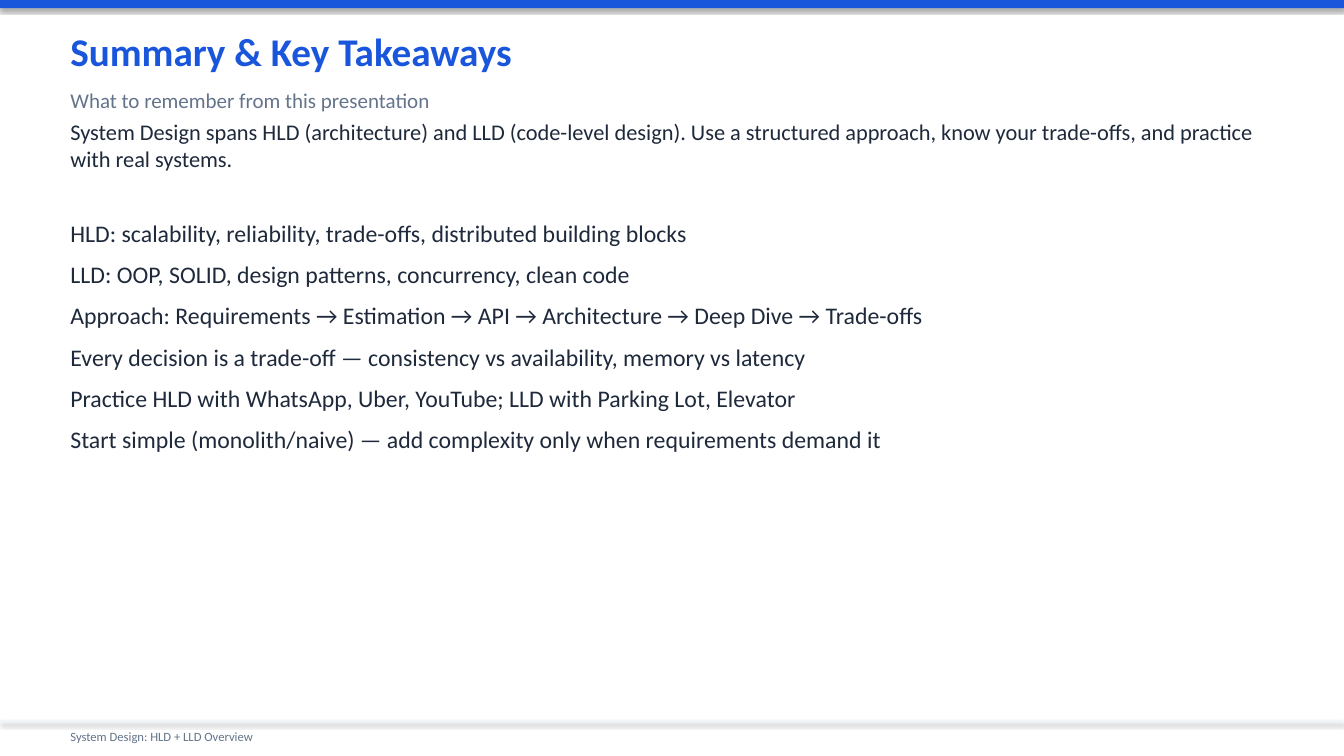
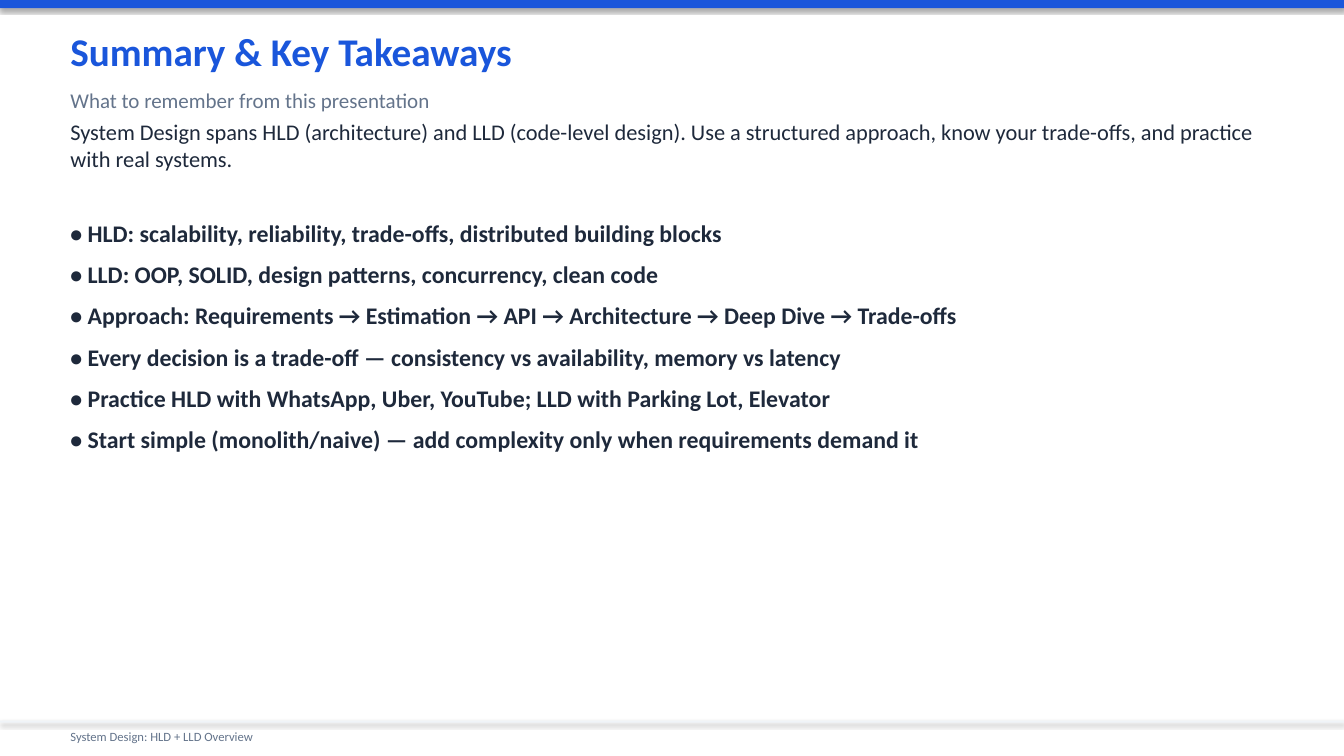
Before and after one commit to sniper1611/mainwebsite, a slide deck: slide 68 of System_Design_Presentation.pptx (slide 65 before the commit). Drawn at 1344x756 pixels with LibreOffice and Linux fonts; fonts in the diff are those of the drawing. Boxes give left, top, right and bottom in pixels: in the first picture for what was removed or moved away, otherwise in the second. Text is boxed around its words. In the diff, an @@ line names an element or a change of style, - is before the commit and + after.

```diff
--- a/System_Design_Presentation.pptx
+++ b/System_Design_Presentation.pptx
@@ text at <box>88,225,957,452</box>: text changed; bold on @@
-HLD: scalability, reliability, trade-offs, distributed building blocks
-LLD: OOP, SOLID, design patterns, concurrency, clean code
-Approach: Requirements → Estimation → API → Architecture → Deep Dive → Trade-offs
-Every decision is a trade-off — consistency vs availability, memory vs latency
-Practice HLD with WhatsApp, Uber, YouTube; LLD with Parking Lot, Elevator
-Start simple (monolith/naive) — add complexity only when requirements demand it
+• HLD: scalability, reliability, trade-offs, distributed building blocks
+• LLD: OOP, SOLID, design patterns, concurrency, clean code
+• Approach: Requirements → Estimation → API → Architecture → Deep Dive → Trade-offs
+• Every decision is a trade-off — consistency vs availability, memory vs latency
+• Practice HLD with WhatsApp, Uber, YouTube; LLD with Parking Lot, Elevator
+• Start simple (monolith/naive) — add complexity only when requirements demand it
```
Also in this commit, not shown: 53 other slides changed, 5 slides added, 2 slides removed.
